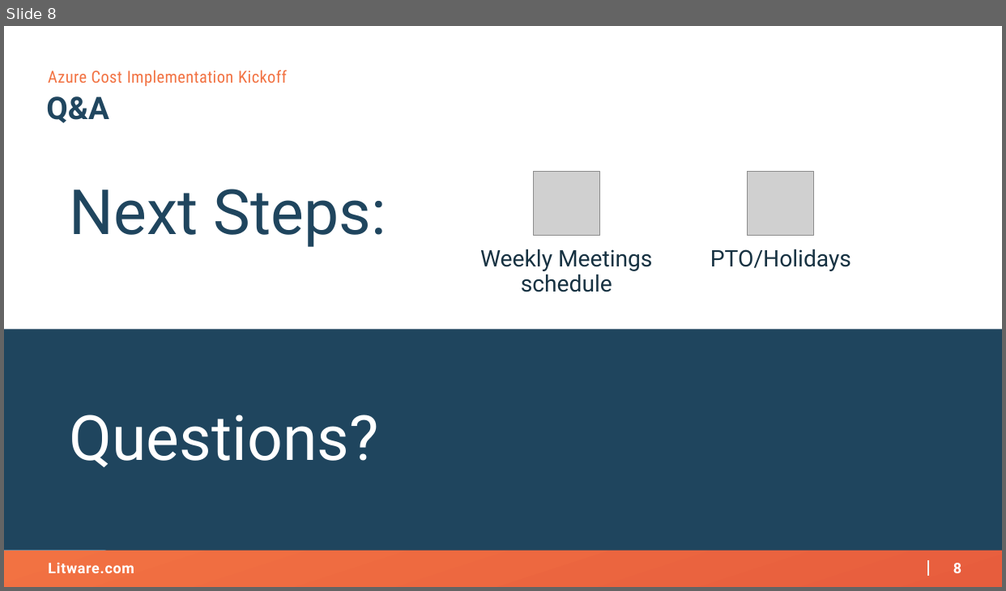
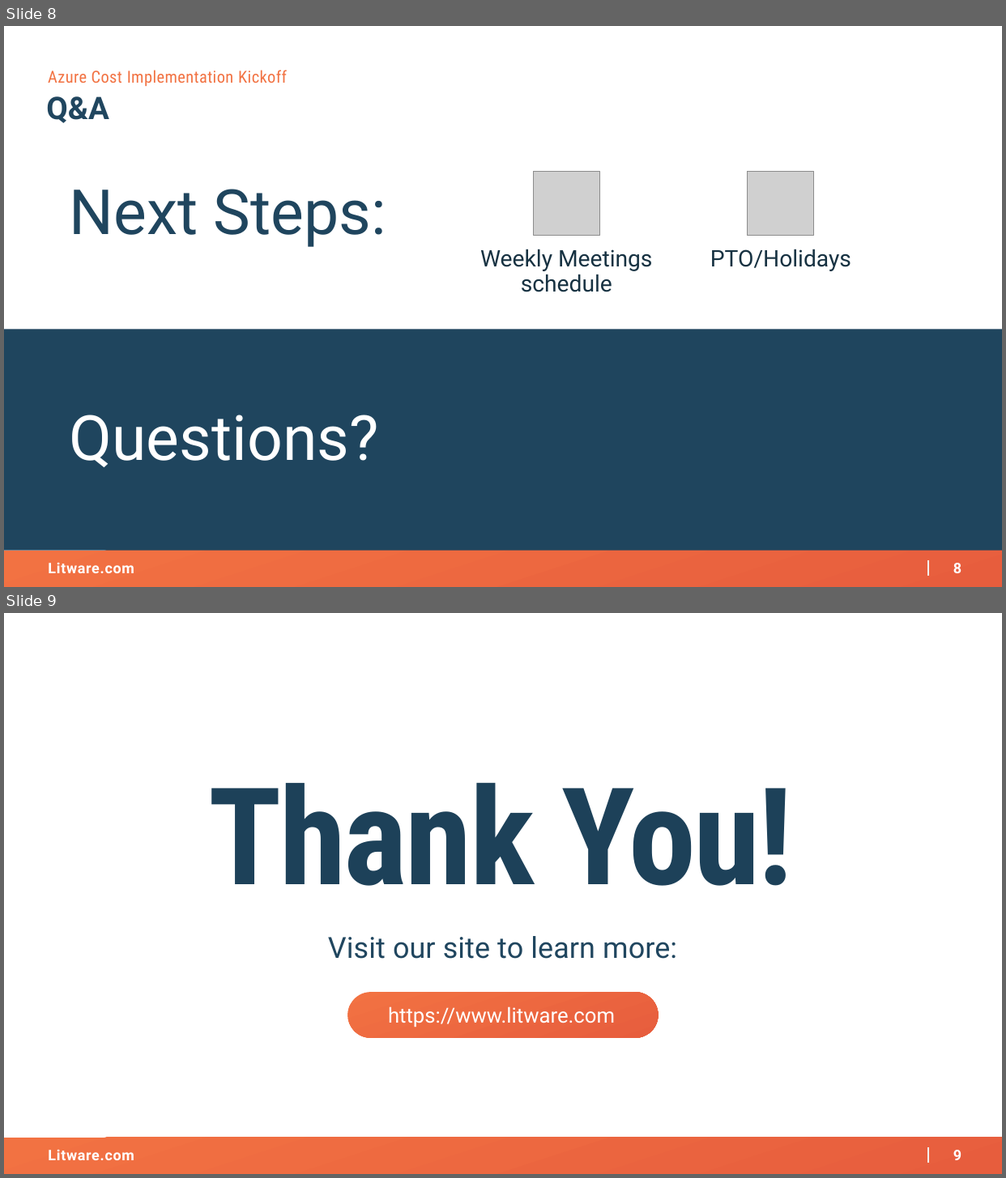
Before and after one commit to AKercha1/justtemporary, a slide deck: someproject/artifacts/kickoff-deck.pptx. Shown one above the other, each under a label of ours: slide 8 before the commit, slides 8 and 9 after it. The pictures are 1006x591 and 1006x1178 pixels, drawn with LibreOffice and Linux fonts; fonts in the diff are those of the drawing; grey boxes stand for pictures; background and template pictures are left out. Boxes give left, top, right and bottom in pixels: in the first picture for what was removed or moved away, otherwise in the second. Text is boxed around its words. In the diff, an @@ line names an element or a change of style, - is before the commit and + after.

```diff
--- a/someproject/artifacts/kickoff-deck.pptx
+++ b/someproject/artifacts/kickoff-deck.pptx
@@ slide 9 added at (4, 613, 1002, 1174), background #FFFFFF; not listed: 4 template elements that a slide beside it also shows @@
@@ text added at (208, 782, 793, 886), 130 pt, text #1D4159, bold @@
+Thank You!
@@ text added at (328, 936, 677, 959), 28 pt, text #20465F @@
+Visit our site to learn more:
@@ rounded rectangle added at (347, 993, 658, 1038), fill gradient #F27242 to #E75D3D @@
@@ text added at (388, 1007, 615, 1028), 20 pt, text #FFFFFF @@
+https://www.litware.com
```
Also in this commit, not shown: 1 slide removed.
